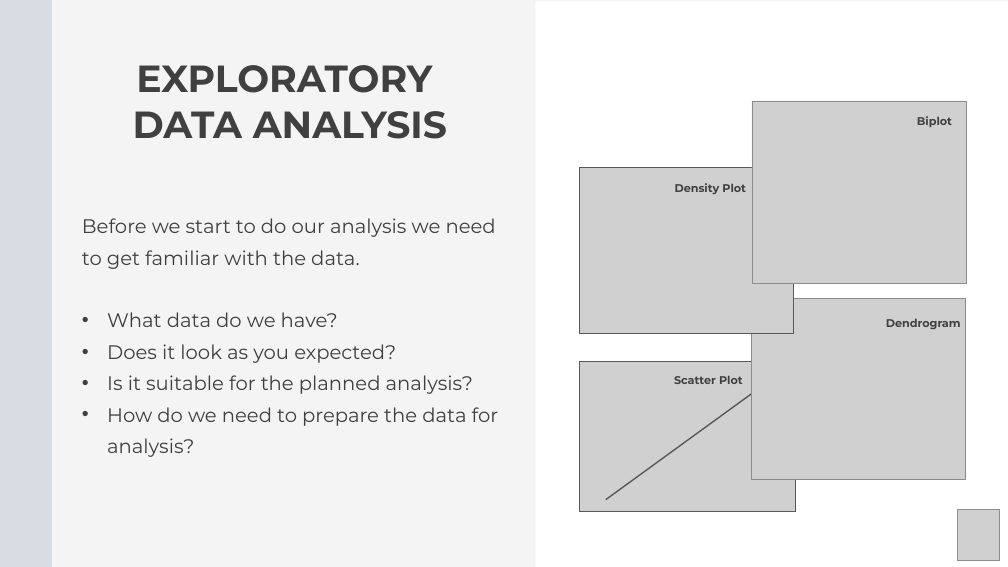
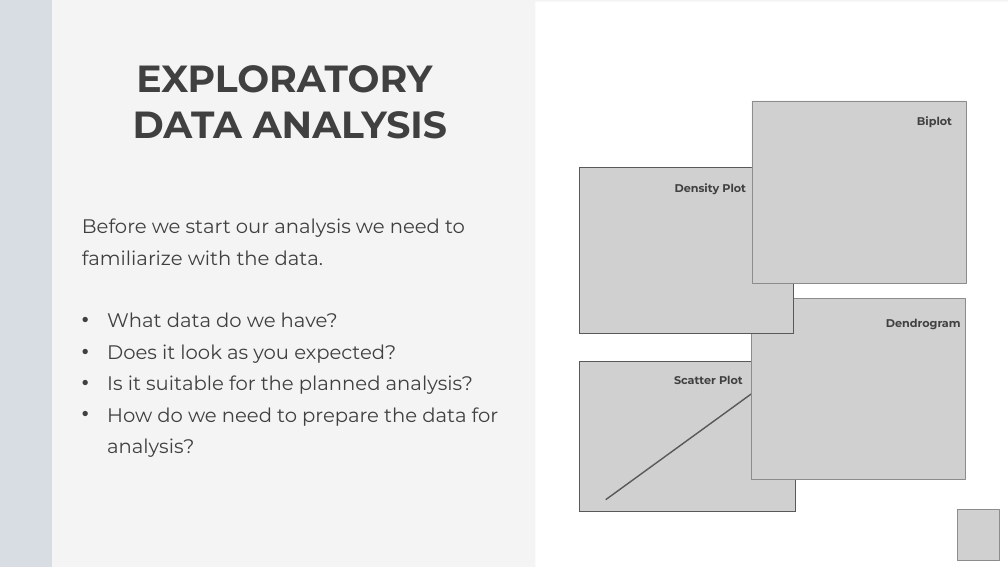
Before and after one commit to Center-for-Health-Data-Science/Foundations-of-Health-Data-Science, a slide deck: slide 3 of Slides/FHDS_Exploratory_Data_Analysis_Part2.pptx. Drawn at 1008x567 pixels with LibreOffice and Linux fonts; fonts in the diff are those of the drawing; grey boxes stand for pictures. Boxes give left, top, right and bottom in pixels: in the first picture for what was removed or moved away, otherwise in the second. Text is boxed around its words. In the diff, an @@ line names an element or a change of style, - is before the commit and + after.

```diff
--- a/Slides/FHDS_Exploratory_Data_Analysis_Part2.pptx
+++ b/Slides/FHDS_Exploratory_Data_Analysis_Part2.pptx
@@ text at [82,218,465,265]: text changed @@
-Before we start to do our analysis we need to get familiar with the data.
+Before we start our analysis we need to familiarize with the data.
```
Also in this commit, not shown: 15 other slides changed, 2 slides added, 1 slide removed, 1 other file.
